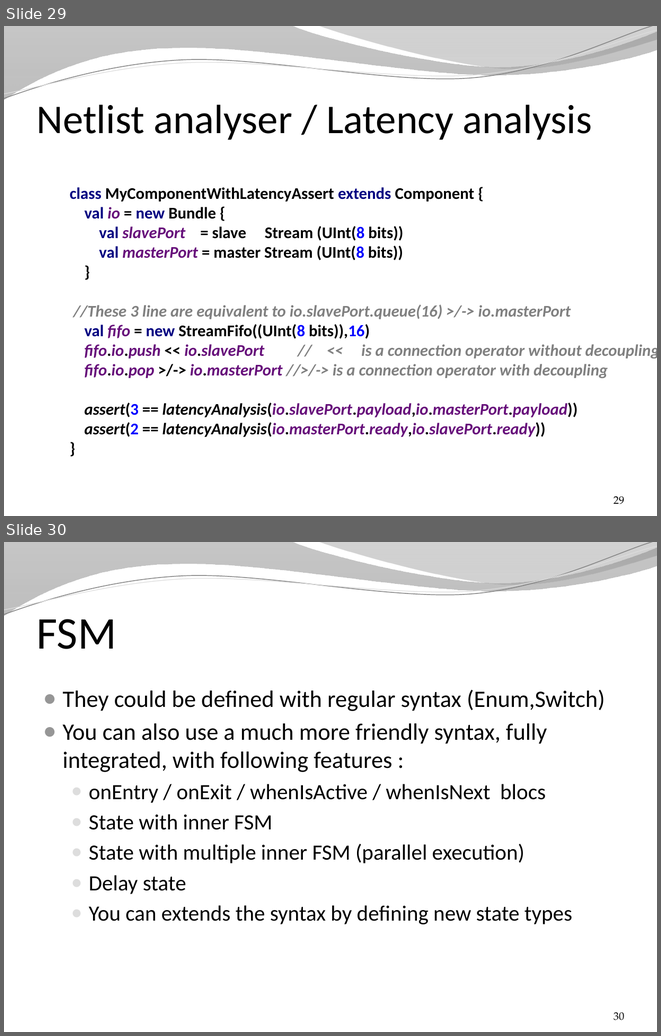
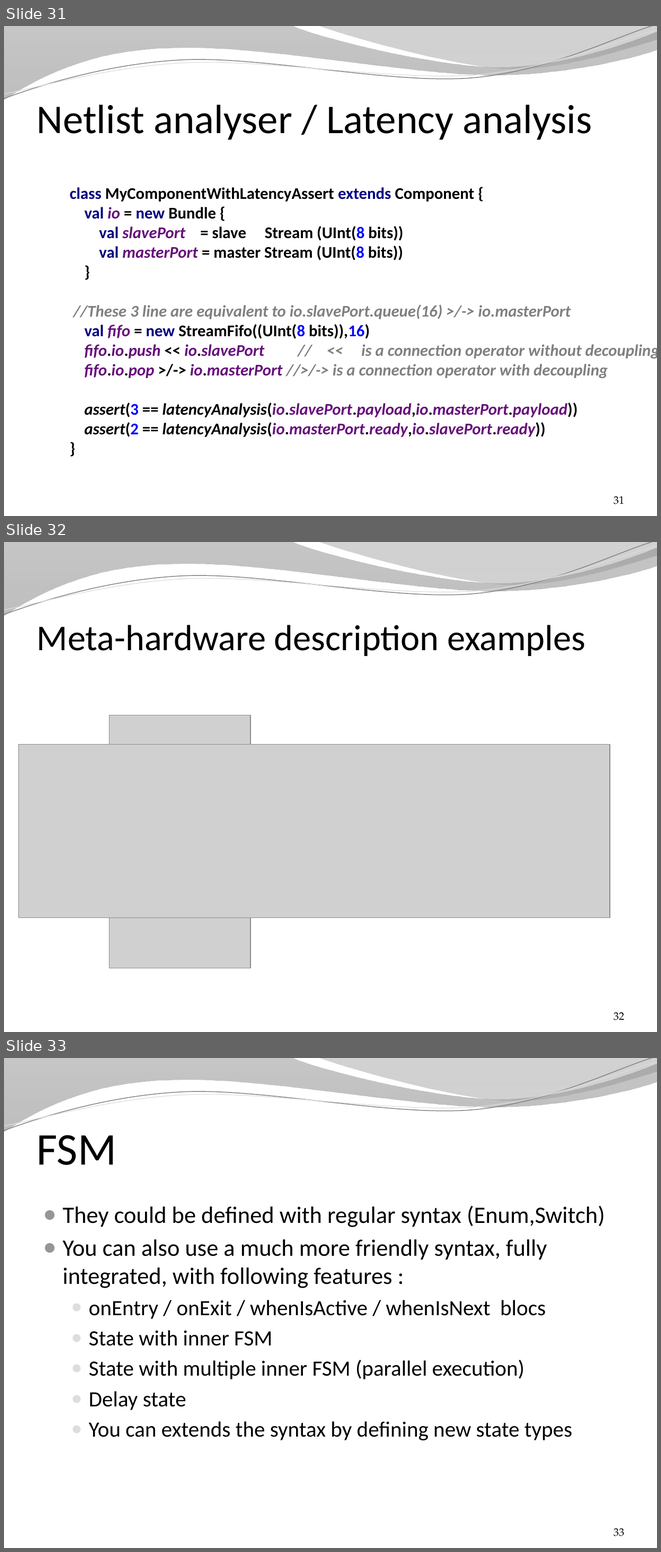
Before and after one commit to SpinalHDL/SpinalDoc, a slide deck: presentation/en/presentation.pptx. Shown one above the other, each under a label of ours: slides 29 and 30 before the commit, slides 31, 32 and 33 after it. The pictures are 661x1036 and 661x1552 pixels, drawn with LibreOffice and Linux fonts; fonts in the diff are those of the drawing; grey boxes stand for pictures; background and template pictures are left out. Boxes give left, top, right and bottom in pixels: in the first picture for what was removed or moved away, otherwise in the second. Text is boxed around its words. In the diff, an @@ line names an element or a change of style, - is before the commit and + after.

```diff
--- a/presentation/en/presentation.pptx
+++ b/presentation/en/presentation.pptx
@@ slide 32 added at [4,542,657,1032], background picture (left out); not listed: 4 template elements that a slide beside it also shows @@
@@ title added at [37,625,585,656], 40 pt, text #000000 @@
+Meta-hardware description examples
@@ picture added at [109,715,250,968] @@
@@ picture added at [18,744,610,917] @@
@@ page number added at [614,1012,624,1020], 12 pt, text #000000 @@
+32
@@ what was slide 29 is now slide 31 @@
@@ page number at [614,496,624,504]: text changed @@
-29
+31
@@ what was slide 30 is now slide 33 @@
@@ page number at [614,1528,624,1536]: text changed @@
-30
+33
```
Also in this commit, not shown: 4 slides changed, 2 other slides added, 2 other files.
